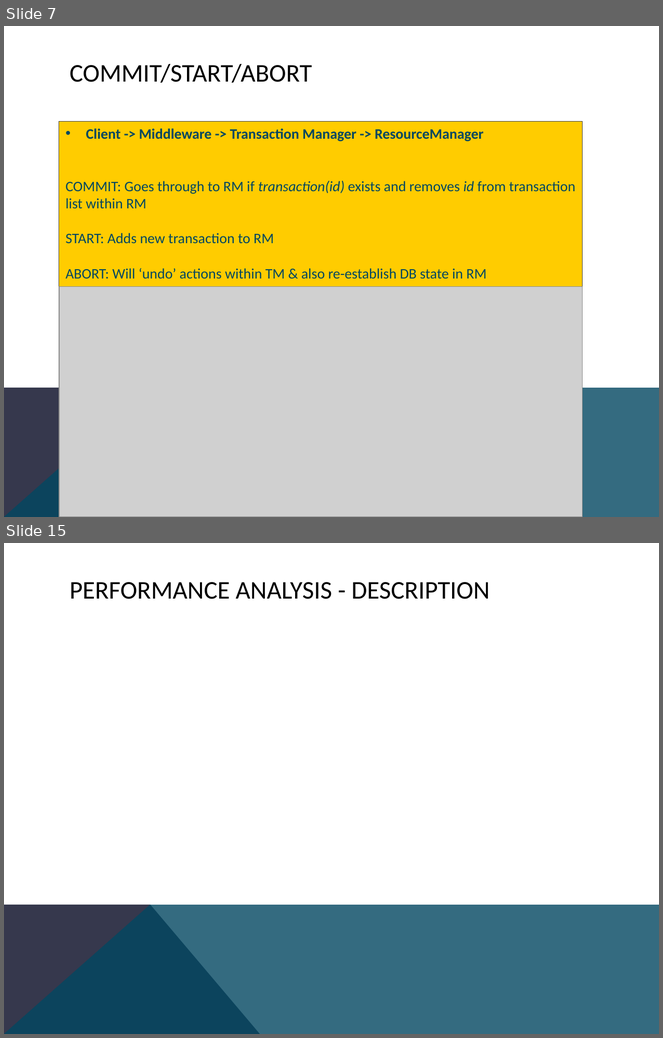
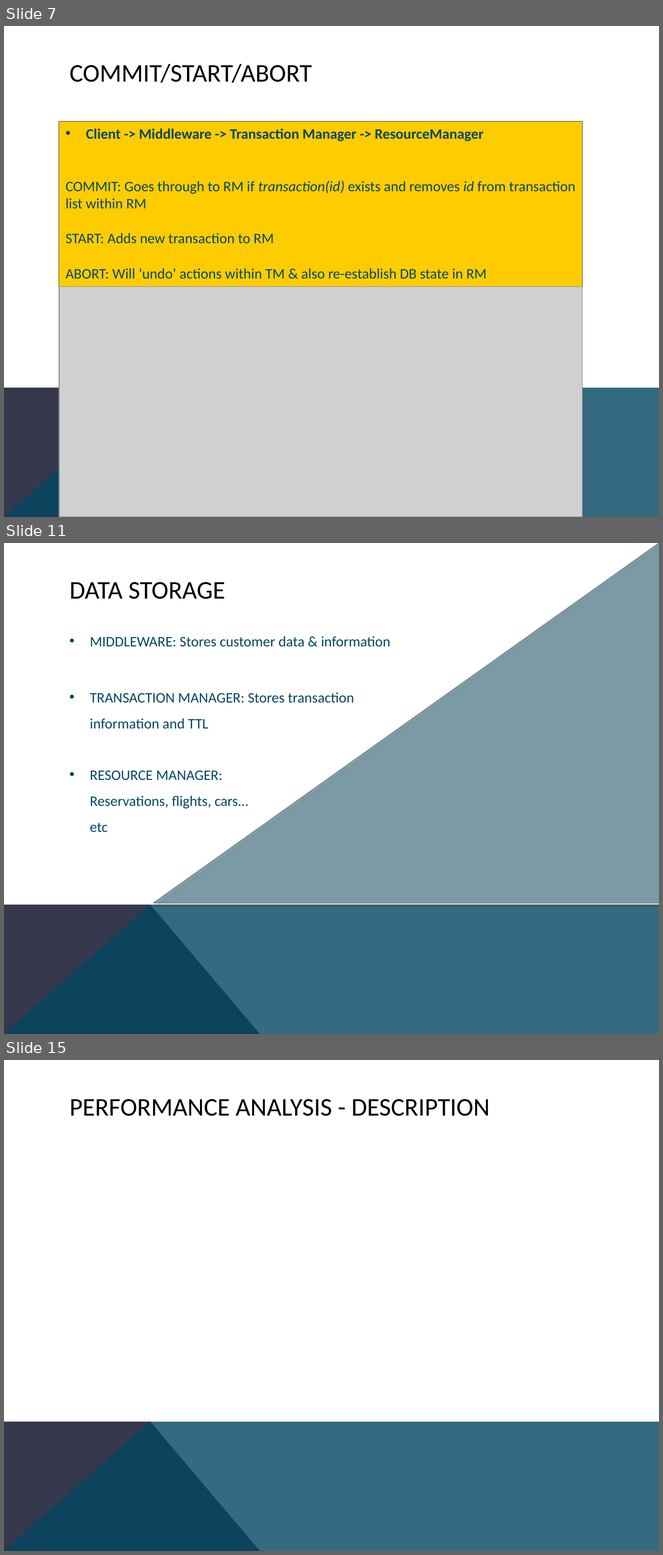
Before and after one commit to danhp/cs512, a slide deck: 512pp.pptx. Shown one above the other, each under a label of ours: slides 7 and 15 before the commit, slides 7, 11 and 15 after it; the slides between them are not shown. The pictures are 663x1038 and 663x1555 pixels, drawn with LibreOffice and Linux fonts; fonts in the diff are those of the drawing; grey boxes stand for pictures. Boxes give left, top, right and bottom in pixels: in the first picture for what was removed or moved away, otherwise in the second. Text is boxed around its words. In the diff, an @@ line names an element or a change of style, - is before the commit and + after.

```diff
--- a/512pp.pptx
+++ b/512pp.pptx
@@ slide 11 added at (4,543,659,1034), background #FFFFFF; not listed: 2 template elements that a slide beside it also shows @@
@@ right triangle added at (153,543,659,903), fill #024761 at 43% opacity, outline #76787B 0.75 pt @@
@@ title added at (70,582,225,599), 28 pt, text #000000 @@
+DATA STORAGE
@@ text added at (90,636,391,647), 16 pt, text #024761 @@
+• MIDDLEWARE: Stores customer data & information
@@ text added at (90,692,354,729), 16 pt, text #024761 @@
+• TRANSACTION MANAGER: Stores transaction information and TTL
@@ text added at (90,771,248,833), 16 pt, text #024761 @@
+• RESOURCE MANAGER: Reservations, flights, cars…etc
```
Also in this commit, not shown: 5 slides changed, 1 other slide added, 2 slides removed.
